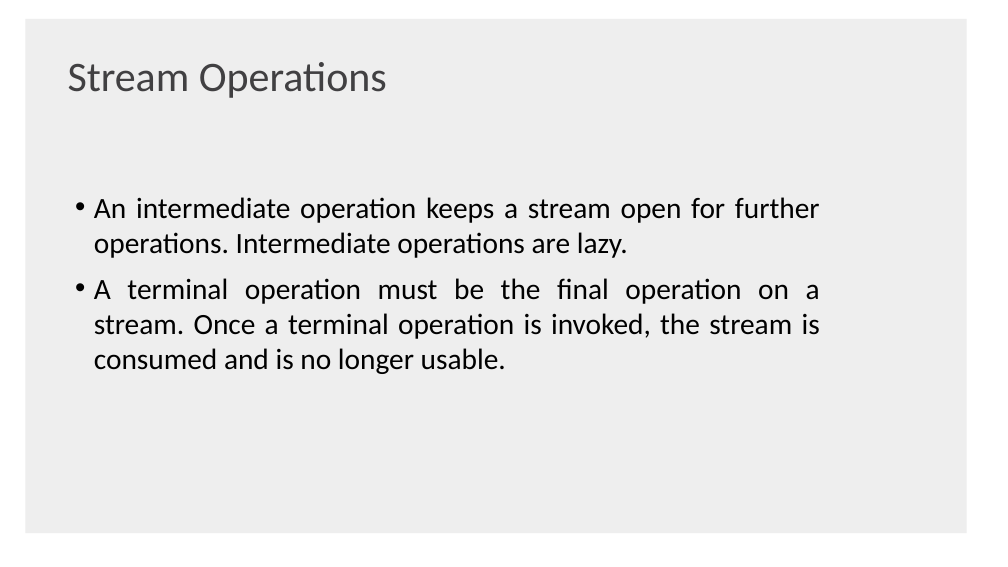
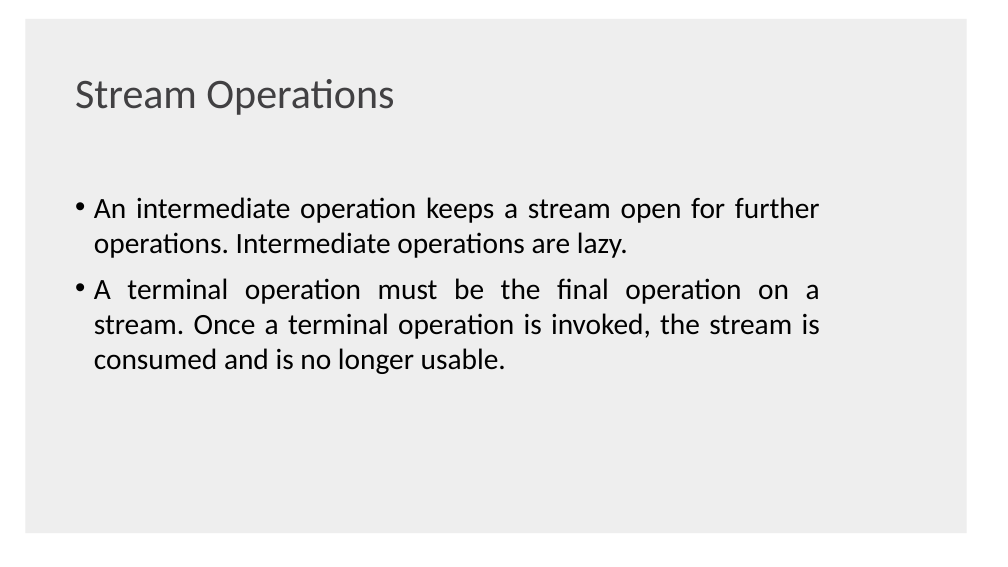
Before and after one commit to shaojie-xu-kp/Java8_lunch_learn, a slide deck: slide 30 of Java 8 & TDP.pptx (slide 32 before the commit). Drawn at 1008x567 pixels with LibreOffice and Linux fonts; fonts in the diff are those of the drawing; background and template pictures are left out. Boxes give left, top, right and bottom in pixels: in the first picture for what was removed or moved away, otherwise in the second. Text is boxed around its words. In the diff, an @@ line names an element or a change of style, - is before the commit and + after.

```diff
--- a/Java 8 & TDP.pptx
+++ b/Java 8 & TDP.pptx
@@ text "Stream Operations" moved from (x1=68, y1=62, x2=387, y2=98) to (x1=75, y1=79, x2=394, y2=115) @@
```
Also in this commit, not shown: 8 other slides changed, 3 slides added, 4 slides removed, 2 other files.
